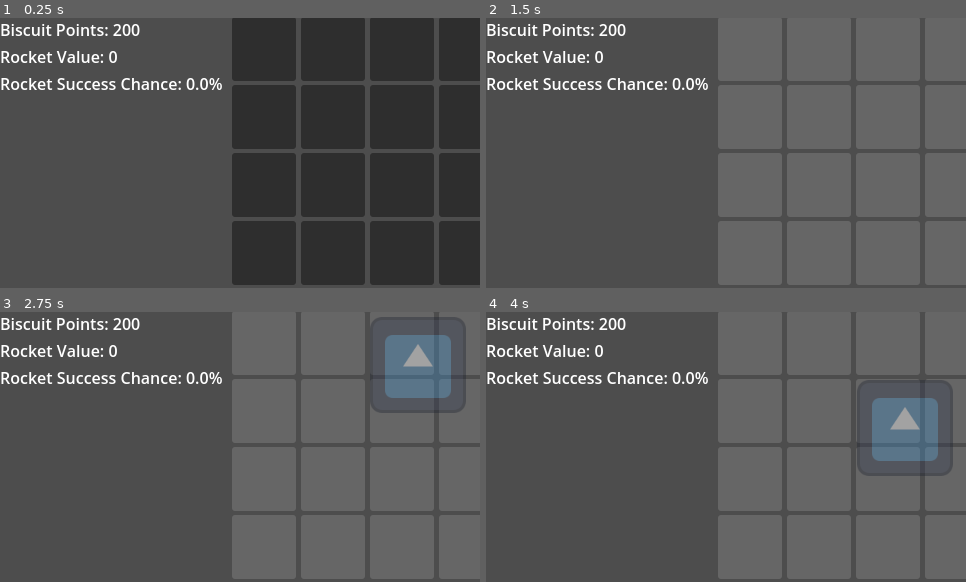
Above: before the commit, frames 1-4 (two rows, left to right).
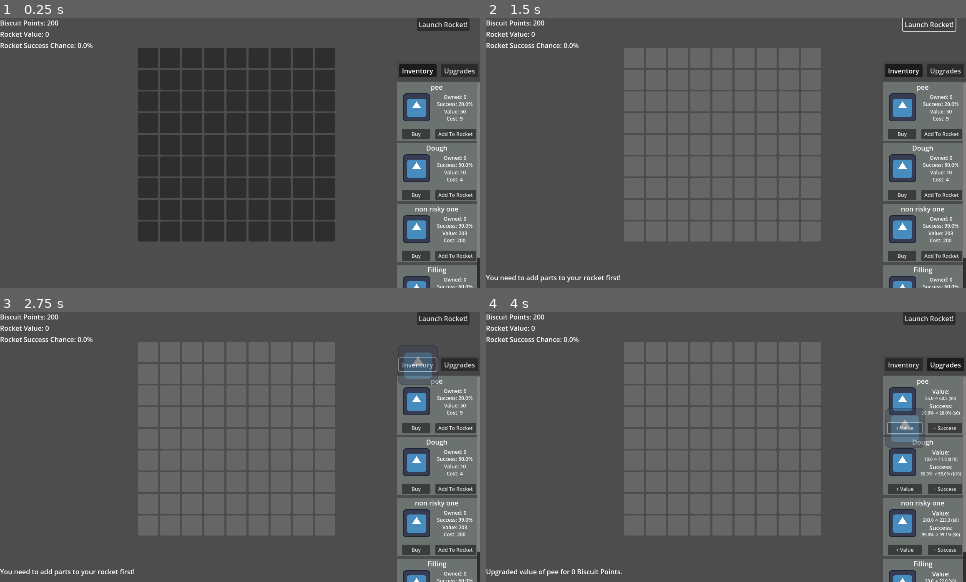
Above: after the commit, the same moments.

Repository: A-coder152/Build-a-Biscship-public
Game: Godot game, scene res://main.tscn
The game is run twice, just before and just after one commit, with the same random seed, the same clock (stepped at 60 frames per second) and the same inputs. The engine's default icon, where the game draws it, is replaced by a stand-in: a white triangle on a blue panel in a dark square.
Inputs (mouse positions are in pixels of both pictures, inside the frame that each line leads up to):
- Up to frame 1 (0.25 s): no input
- Up to frame 2 (1.5 s): click (927, 23) at 0.5 s, where only the run after the commit has a clickable "Launch Rocket!"; click (927, 23) at 1.25 s, where only the run after the commit has a clickable "Launch Rocket!"
- Up to frame 3 (2.75 s): click (417, 366) at 2 s, where only the run after the commit has a clickable "Inventory"
- Up to frame 4 (4 s): click (946, 366) at 2.75 s, where only the run after the commit has a clickable "Upgrades"; click (903, 428) at 3.5 s, where only the run after the commit has a clickable "+ Value"

The runs differ from the first frame. In frame 1, 47% of the frame differs, in the area x 0-100%, y 0-100%; in frame 2, 43%; in frame 3, 42%; in frame 4, 44%.

Commit message:
the great purge

Diff:
--- a/main.gd
+++ b/main.gd
@@ -37,8 +37,6 @@
 @onready var points_label = $UI/VBoxContainer/PointsLabel
 @onready var rocket_value_label = $UI/VBoxContainer/ValueLabel
 @onready var fail_chance_label = $UI/VBoxContainer/FailureChanceLabel
-@onready var dough_stats_label = $UI/VBoxContainer/HBoxContainer/DoughContainer/DoughStatsLabel
-@onready var filling_stats_label = $UI/VBoxContainer/HBoxContainer/FillingContainer/FillingStatsLabel
 @onready var launch_button = $UI/LaunchButton
 @onready var message_log = $UI/MessageLog
 @onready var items_container = $UI/VBoxContainer/HBoxContainer/VBoxContainer/ScrollContainer/ItemsContainer
@@ -47,13 +45,9 @@
 	# Initial UI update and connect signals
 	reset_items_container()
 	update_ui()
-	$UI/VBoxContainer/HBoxContainer/DoughContainer/AddDoughButton.connect("pressed", _on_add_dough_button_pressed)
-	$UI/VBoxContainer/HBoxContainer/FillingContainer/AddFillingButton.connect("pressed", _on_add_filling_button_pressed)
-	$UI/VBoxContainer/UpgradeContainer/UpgradeDoughButton.connect("pressed", _on_upgrade_dough_button_pressed)
-	$UI/VBoxContainer/UpgradeContainer/UpgradeFillingButton.connect("pressed", _on_upgrade_filling_button_pressed)
 	launch_button.connect("pressed", _on_launch_button_pressed)
 
-	gridSize = Vector2(grid.cellWidth, grid.cellHeight)
+	gridSize = Vector2(grid.cellWidth, grid.cellHeight) / 2.4
 
 
 func update_ui():
@@ -61,8 +55,6 @@
 	points_label.text = "Biscuit Points: %s" % biscuit_points
 	rocket_value_label.text = "Rocket Value: %s" % rocket_value
 	fail_chance_label.text = "Rocket Success Chance: %s%%" % (round(rocket_success_chance * 100))
-	dough_stats_label.text = "Value: %s\nSuccess Chance: %s%%" % [dough_value, dough_success_chance * 100]
-	filling_stats_label.text = "Value: %s\nSuccess Chance: %s%%" % [filling_value, filling_success_chance * 100]
 	update_items_container()
 
 func _on_add_dough_button_pressed():
@@ -114,30 +106,6 @@
 	rocket_total_value = 0
 	rocket_total_probability = 0
 
-	update_ui()
-
-func _on_upgrade_dough_button_pressed():
-	# Upgrade 'Dough' part for a cost in biscuit points
-	var upgrade_cost = 50
-	if biscuit_points >= upgrade_cost:
-		biscuit_points -= upgrade_cost
-		dough_value = int(dough_value * 1.2) # Increase value by 20%
-		dough_success_chance = min(0.9, dough_success_chance + 0.05) # Decrease failure chance, with a minimum of 10%
-		message_log.text = "Dough upgraded! Value: %s, Success Chance: %s%%" % [dough_value, dough_success_chance * 100]
-	else:
-		message_log.text = "Not enough Biscuit Points to upgrade Dough! You need %s." % upgrade_cost
-	update_ui()
-
-func _on_upgrade_filling_button_pressed():
-	# Upgrade 'Filling' part for a cost in biscuit points
-	var upgrade_cost = 75
-	if biscuit_points >= upgrade_cost:
-		biscuit_points -= upgrade_cost
-		filling_value = int(filling_value * 1.2) # Increase value by 20%
-		filling_success_chance = min(0.9, filling_success_chance + 0.05) # Decrease failure chance, with a minimum of 10%
-		message_log.text = "Filling upgraded! Value: %s, Success Chance: %s%%" % [filling_value, filling_success_chance * 100]
-	else:
-		message_log.text = "Not enough Biscuit Points to upgrade Filling! You need %s." % upgrade_cost
 	update_ui()
 
 func buy_item(item):
--- a/main.tscn
+++ b/main.tscn
@@ -11,6 +11,7 @@
 [ext_resource type="PackedScene" uid="uid://c6ncgbnxv26pe" path="res://scrollbar_filters.tscn" id="7_kek77"]
 
 [node name="Main" type="Node2D"]
+scale = Vector2(0.417, 0.417)
 script = ExtResource("1_ig7tw")
 items = Array[ExtResource("2_5vw27")]([ExtResource("3_kek77"), ExtResource("4_4c57u"), ExtResource("5_efxa6"), ExtResource("6_dg77c")])
 
@@ -53,43 +54,9 @@
 layout_mode = 2
 size_flags_vertical = 3
 
-[node name="DoughContainer" type="VBoxContainer" parent="UI/VBoxContainer/HBoxContainer"]
+[node name="Spacer" type="VBoxContainer" parent="UI/VBoxContainer/HBoxContainer"]
 layout_mode = 2
 size_flags_horizontal = 3
-
-[node name="Name" type="Label" parent="UI/VBoxContainer/HBoxContainer/DoughContainer"]
-visible = false
-layout_mode = 2
-text = "Dough"
-
-[node name="DoughStatsLabel" type="Label" parent="UI/VBoxContainer/HBoxContainer/DoughContainer"]
-visible = false
-layout_mode = 2
-text = "Stats"
-
-[node name="AddDoughButton" type="Button" parent="UI/VBoxContainer/HBoxContainer/DoughContainer"]
-visible = false
-layout_mode = 2
-text = "Add Dough"
-
-[node name="FillingContainer" type="VBoxContainer" parent="UI/VBoxContainer/HBoxContainer"]
-layout_mode = 2
-size_flags_horizontal = 3
-
-[node name="Name" type="Label" parent="UI/VBoxContainer/HBoxContainer/FillingContainer"]
-visible = false
-layout_mode = 2
-text = "Filling"
-
-[node name="FillingStatsLabel" type="Label" parent="UI/VBoxContainer/HBoxContainer/FillingContainer"]
-visible = false
-layout_mode = 2
-text = "Stats"
-
-[node name="AddFillingButton" type="Button" parent="UI/VBoxContainer/HBoxContainer/FillingContainer"]
-visible = false
-layout_mode = 2
-text = "Add Filling"
 
 [node name="VBoxContainer" type="VBoxContainer" parent="UI/VBoxContainer/HBoxContainer"]
 layout_mode = 2
@@ -113,23 +80,6 @@
 custom_minimum_size = Vector2(0, 142)
 layout_mode = 2
 
-[node name="UpgradeContainer" type="VBoxContainer" parent="UI/VBoxContainer"]
-layout_mode = 2
-size_flags_vertical = 3
-size_flags_stretch_ratio = 0.4
-
-[node name="UpgradeDoughButton" type="Button" parent="UI/VBoxContainer/UpgradeContainer"]
-layout_mode = 2
-text = "Upgrade Dough"
-
-[node name="UpgradeFillingButton" type="Button" parent="UI/VBoxContainer/UpgradeContainer"]
-layout_mode = 2
-text = "Upgrade Filling"
-
-[node name="SellBiscuits" type="Button" parent="UI/VBoxContainer/UpgradeContainer"]
-layout_mode = 2
-text = "Sell Biscuits"
-
 [node name="LaunchButton" type="Button" parent="UI"]
 offset_left = 1000.0
 offset_right = 1126.0
@@ -142,16 +92,16 @@
 offset_bottom = 649.0
 
 [node name="grid" parent="." instance=ExtResource("3_h2yge")]
-offset_left = 232.0
-offset_top = -1.0
-offset_right = 917.0
-offset_bottom = 754.0
+offset_left = 331.0
+offset_top = 72.0
+offset_right = 933.0
+offset_bottom = 536.0
 theme_override_constants/h_separation = 5
-columns = 10
-width = 10
-height = 7
-cellWidth = 64
-cellHeight = 64
+columns = 9
+width = 9
+height = 9
+cellWidth = 48
+cellHeight = 48
 seperation = 5
 
 [connection signal="gui_input" from="grid" to="." method="_on_grid_gui_input"]
--- a/test.tscn
+++ b/test.tscn
@@ -8,4 +8,4 @@
 scale = Vector2(0.75, 0.75)
 texture = ExtResource("1_8uh7m")
 script = ExtResource("2_6uqi0")
-rect = Rect2(0, 0, 96, 96)
+rect = Rect2(0, 0, 40, 40)
